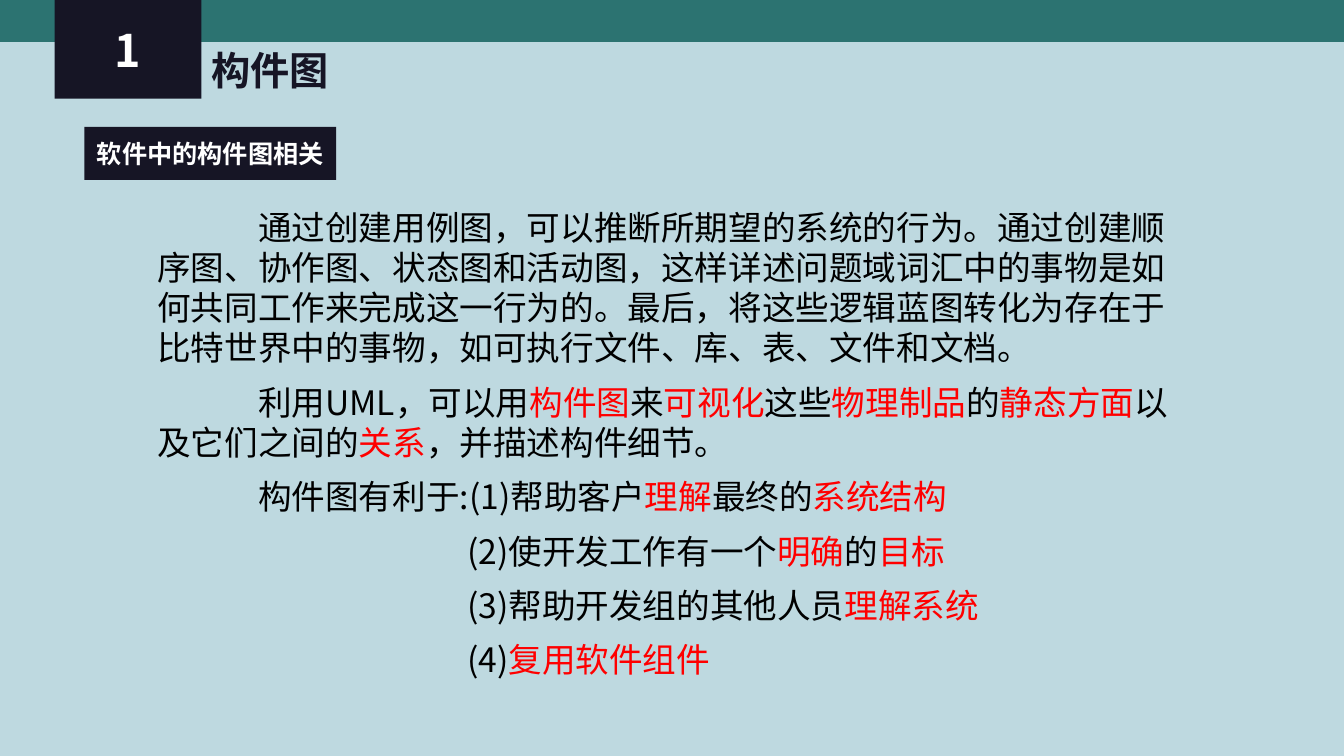
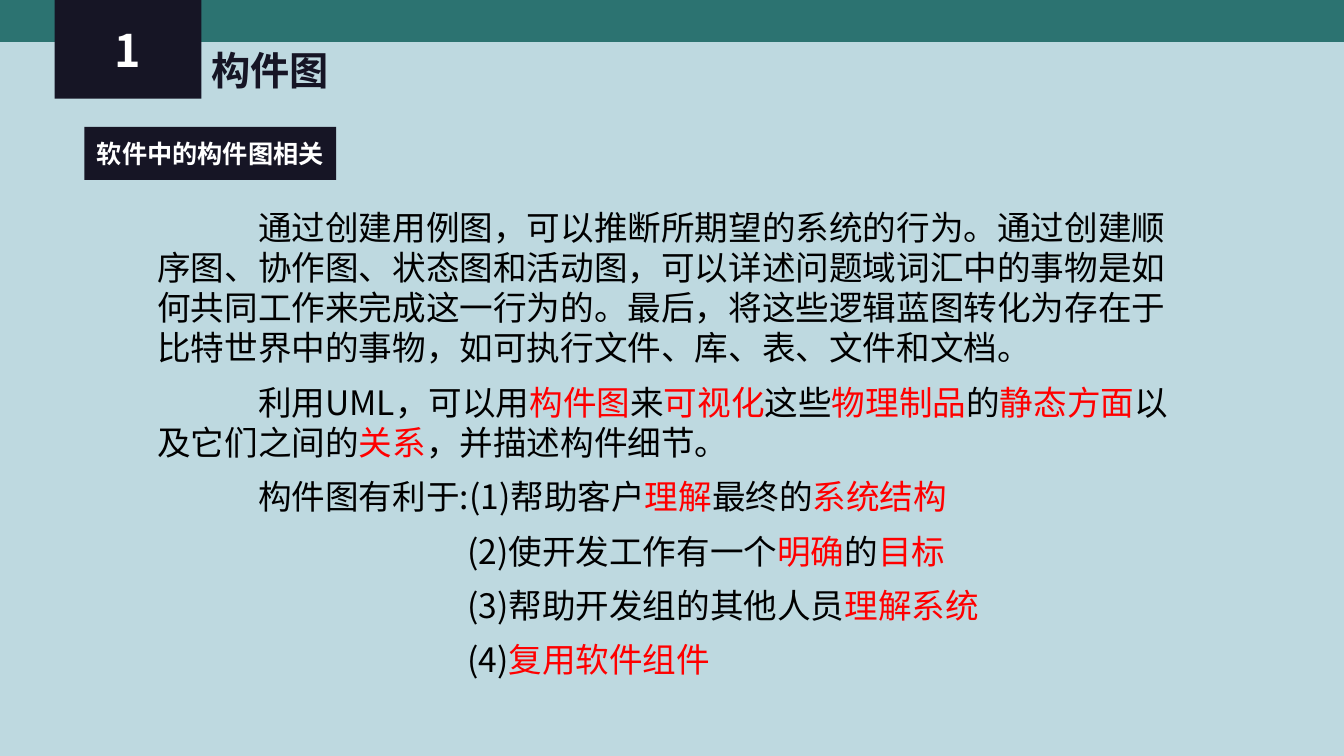
Before and after one commit to PRD-2018-G04/PRD-2018-G04, a slide deck: slide 7 of G04项目组/受控文档/翻转课堂PPT/PRD2018-G04-UML 基础Ⅲ.ppt. Drawn at 1344x756 pixels with LibreOffice and Linux fonts; fonts in the diff are those of the drawing. Boxes give left, top, right and bottom in pixels: in the first picture for what was removed or moved away, otherwise in the second. Text is boxed around its words. In the diff, an @@ line names an element or a change of style, - is before the commit and + after.

Commit message:
Update
ppt

```diff
--- a/G04项目组/受控文档/翻转课堂PPT/PRD2018-G04-UML 基础Ⅲ.ppt
+++ b/G04项目组/受控文档/翻转课堂PPT/PRD2018-G04-UML 基础Ⅲ.ppt
@@ text at bbox=[157, 211, 1165, 364]: text changed @@
-通过创建用例图，可以推断所期望的系统的行为。通过创建顺序图、协作图、状态图和活动图，这样详述问题域词汇中的事物是如何共同工作来完成这一行为的。最后，将这些逻辑蓝图转化为存在于比特世界中的事物，如可执行文件、库、表、文件和文档。
+通过创建用例图，可以推断所期望的系统的行为。通过创建顺序图、协作图、状态图和活动图，可以详述问题域词汇中的事物是如何共同工作来完成这一行为的。最后，将这些逻辑蓝图转化为存在于比特世界中的事物，如可执行文件、库、表、文件和文档。
```
Also in this commit, not shown: 14 other slides changed, 5 slides added.
